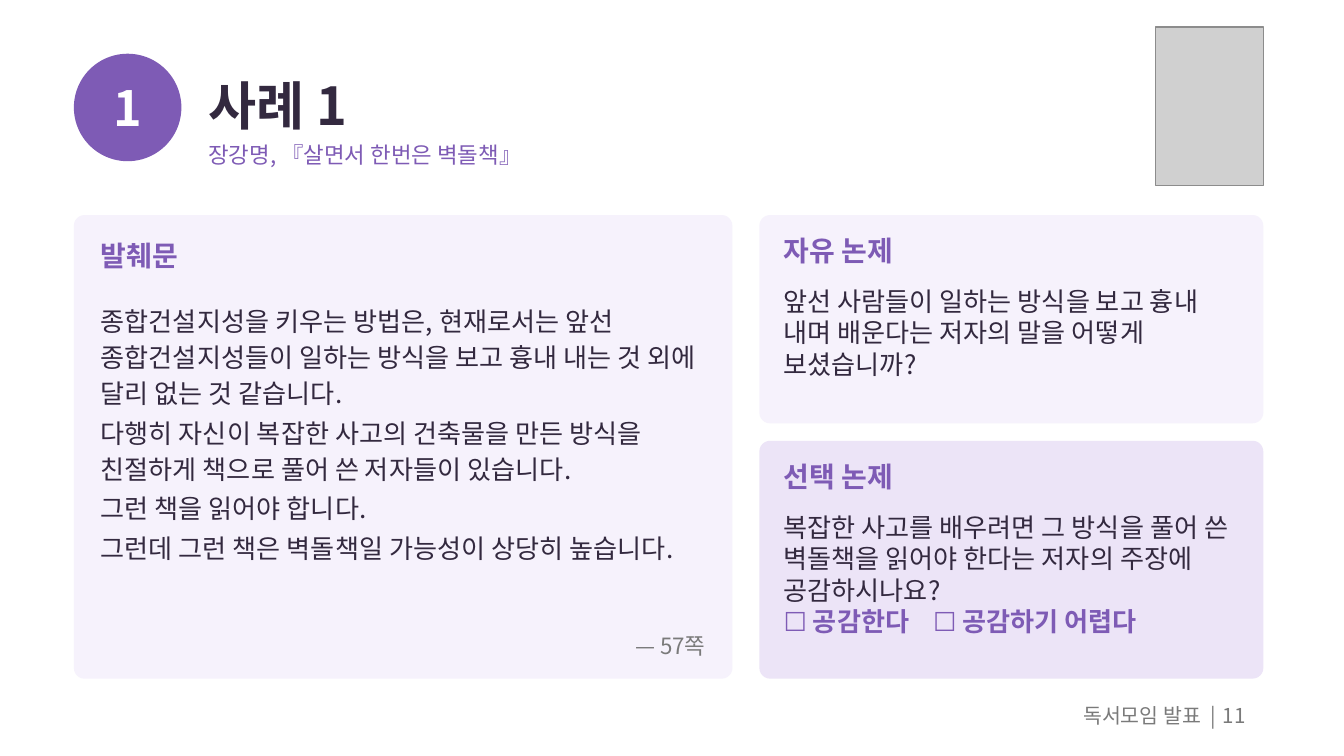
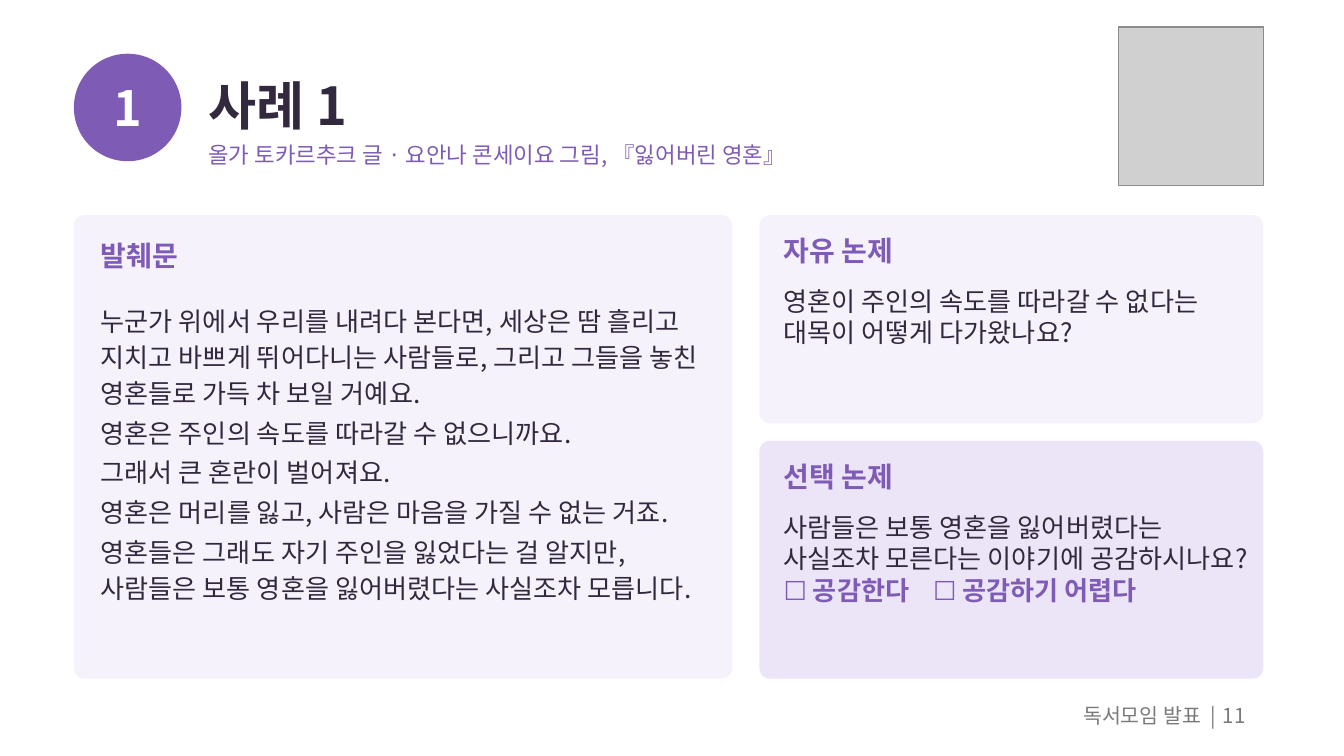
Before and after one commit to outis-books/bookclub, a slide deck: slide 11 of question-reading/question-reading.pptx. Drawn at 1344x756 pixels with LibreOffice and Linux fonts; fonts in the diff are those of the drawing; grey boxes stand for pictures. Boxes give left, top, right and bottom in pixels: in the first picture for what was removed or moved away, otherwise in the second. Text is boxed around its words. In the diff, an @@ line names an element or a change of style, - is before the commit and + after.

```diff
--- a/question-reading/question-reading.pptx
+++ b/question-reading/question-reading.pptx
@@ picture: place and size @@
-picture at box(1156, 27, 1263, 185)
+picture at box(1118, 27, 1263, 185)
@@ text at box(208, 144, 786, 167): text changed @@
-장강명, 『살면서 한번은 벽돌책』
+올가 토카르추크 글 · 요안나 콘세이요 그림, 『잃어버린 영혼』
@@ text at box(784, 289, 1198, 344): text changed @@
-앞선 사람들이 일하는 방식을 보고 흉내 내며 배운다는 저자의 말을 어떻게 보셨습니까?
+영혼이 주인의 속도를 따라갈 수 없다는 대목이 어떻게 다가왔나요?
@@ text at box(101, 309, 697, 600): text changed @@
-종합건설지성을 키우는 방법은, 현재로서는 앞선 종합건설지성들이 일하는 방식을 보고 흉내 내는 것 외에 달리 없는 것 같습니다.
-다행히 자신이 복잡한 사고의 건축물을 만든 방식을 친절하게 책으로 풀어 쓴 저자들이 있습니다.
-그런 책을 읽어야 합니다.
-그런데 그런 책은 벽돌책일 가능성이 상당히 높습니다.
+누군가 위에서 우리를 내려다 본다면, 세상은 땀 흘리고 지치고 바쁘게 뛰어다니는 사람들로, 그리고 그들을 놓친 영혼들로 가득 차 보일 거예요.
+영혼은 주인의 속도를 따라갈 수 없으니까요.
+그래서 큰 혼란이 벌어져요.
+영혼은 머리를 잃고, 사람은 마음을 가질 수 없는 거죠.
+영혼들은 그래도 자기 주인을 잃었다는 걸 알지만, 사람들은 보통 영혼을 잃어버렸다는 사실조차 모릅니다.
@@ text at box(784, 515, 1247, 570): text changed @@
-복잡한 사고를 배우려면 그 방식을 풀어 쓴 벽돌책을 읽어야 한다는 저자의 주장에 공감하시나요?
+사람들은 보통 영혼을 잃어버렸다는 사실조차 모른다는 이야기에 공감하시나요?
@@ text removed at box(660, 636, 705, 656) @@
-— 57쪽
```
Also in this commit, not shown: 1 other slide changed, 4 other files.
